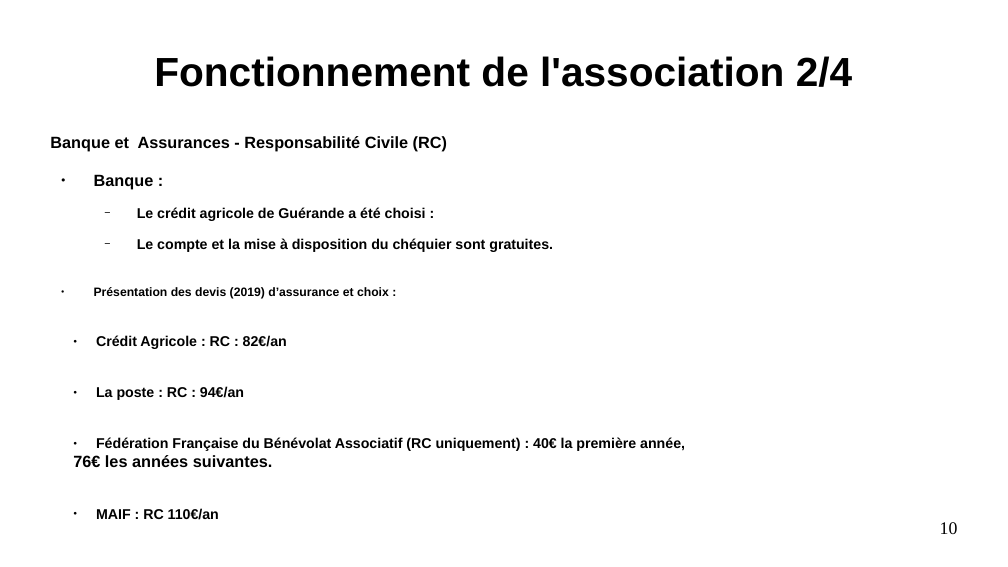
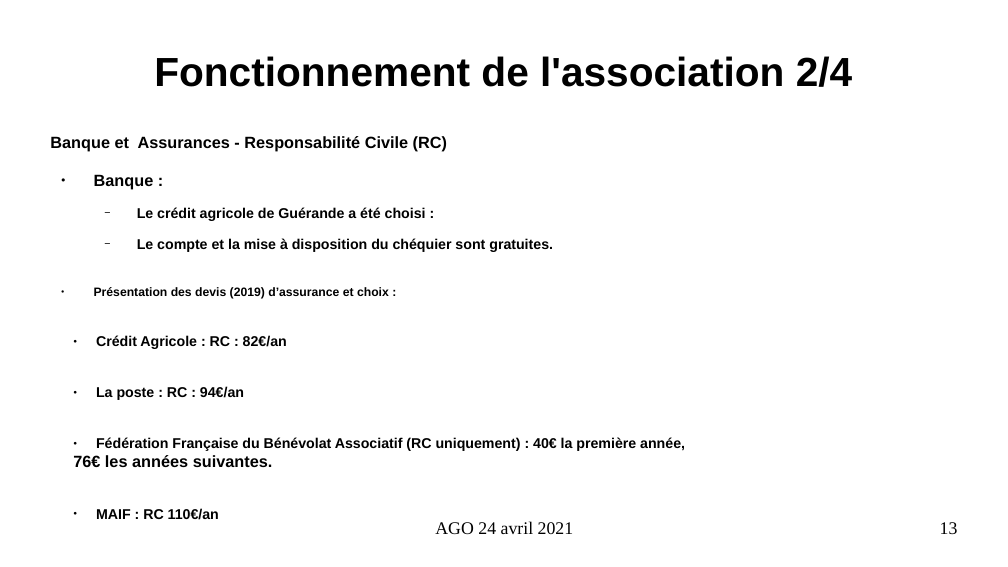
Before and after one commit to AIREL46/SCAO, a slide deck: slide 13 of association/2021/presentation-ago-24-avril-2021.odp (slide 10 before the commit). Drawn at 1008x567 pixels with LibreOffice and Linux fonts; fonts in the diff are those of the drawing. Boxes give left, top, right and bottom in pixels: in the first picture for what was removed or moved away, otherwise in the second. Text is boxed around its words. In the diff, an @@ line names an element or a change of style, - is before the commit and + after.

```diff
--- a/association/2021/presentation-ago-24-avril-2021.odp
+++ b/association/2021/presentation-ago-24-avril-2021.odp
@@ text added at (435, 521, 574, 534), 14 pt, text #000000 @@
+AGO 24 avril 2021
@@ page number at (940, 522, 958, 534): text changed @@
-10
+13
```
Also in this commit, not shown: 12 other slides changed, 5 slides added, 2 slides removed, 2 other files.
